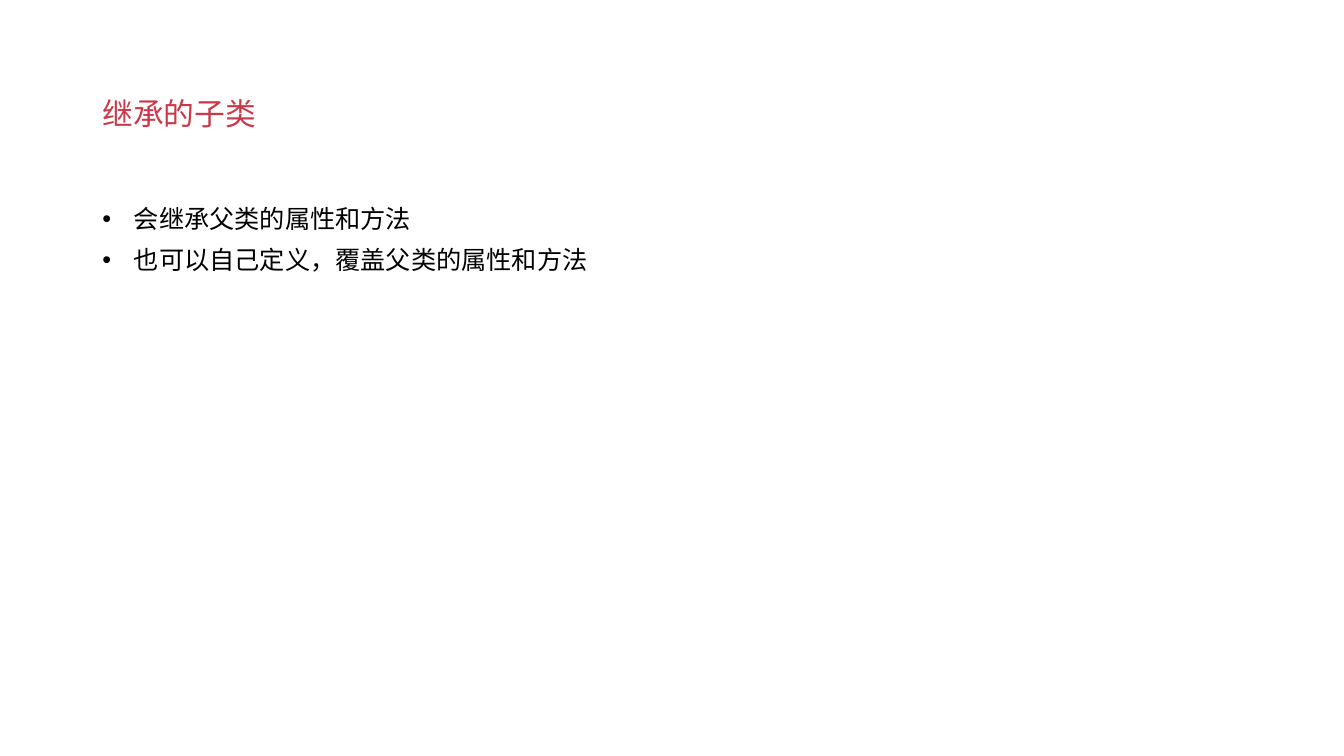
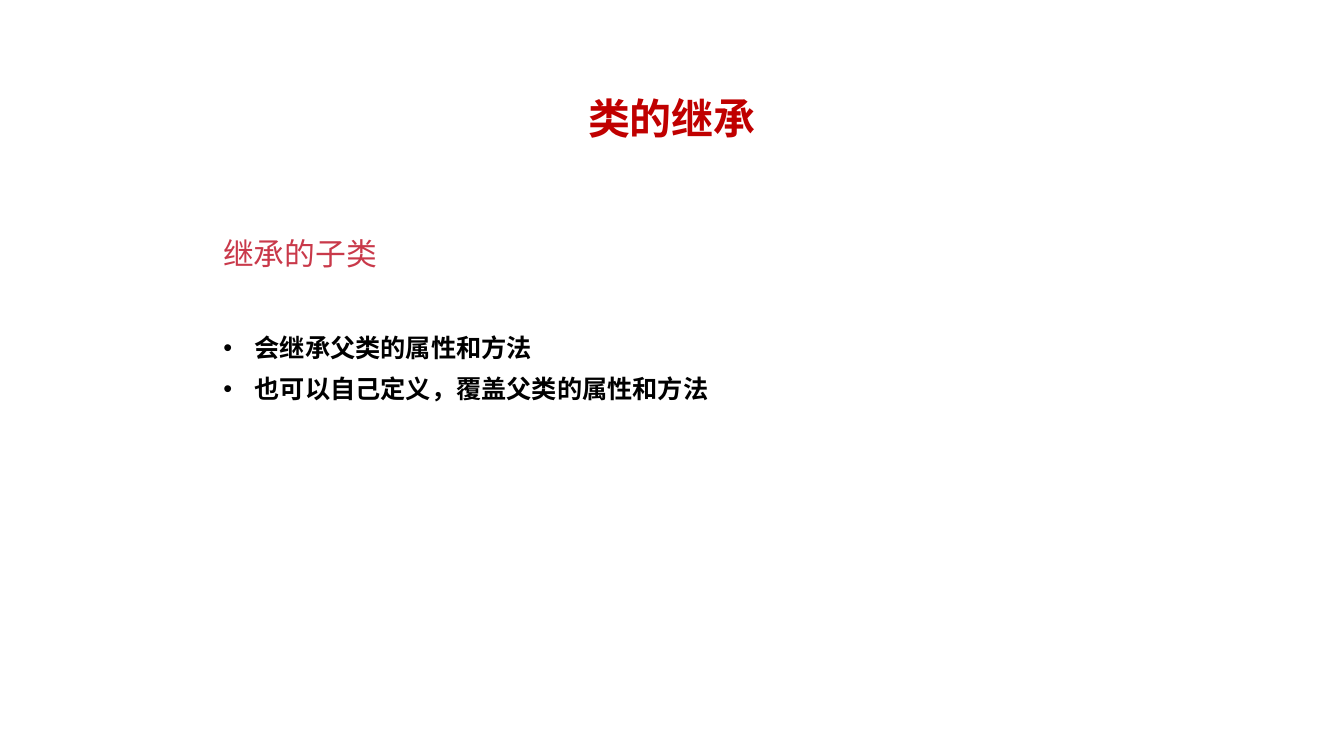
Before and after one commit to albert-feng/Python_OOP, a slide deck: slide 3 of ppt/3.4-类的继承.pptx. Drawn at 1344x756 pixels with LibreOffice and Linux fonts; fonts in the diff are those of the drawing. Boxes give left, top, right and bottom in pixels: in the first picture for what was removed or moved away, otherwise in the second. Text is boxed around its words. In the diff, an @@ line names an element or a change of style, - is before the commit and + after.

Commit message:
update ppt

```diff
--- a/ppt/3.4-类的继承.pptx
+++ b/ppt/3.4-类的继承.pptx
@@ text added at [588, 98, 756, 138], 30 pt, text #C00000, bold @@
+类的继承
@@ title "继承的子类": place and size @@
-title "继承的子类" at [102, 99, 256, 128]
+title "继承的子类" at [223, 239, 377, 268]
@@ text "会继承父类的属性和方法": place and size @@
-text "会继承父类的属性和方法" at [134, 206, 588, 272]
+text "会继承父类的属性和方法" at [255, 335, 709, 402]
@@ text "会继承父类的属性和方法" at [255, 335, 709, 402]: font Calibri to Noto Sans CJK SC, bold on @@
```
Also in this commit, not shown: 5 other slides changed, 4 other files.
